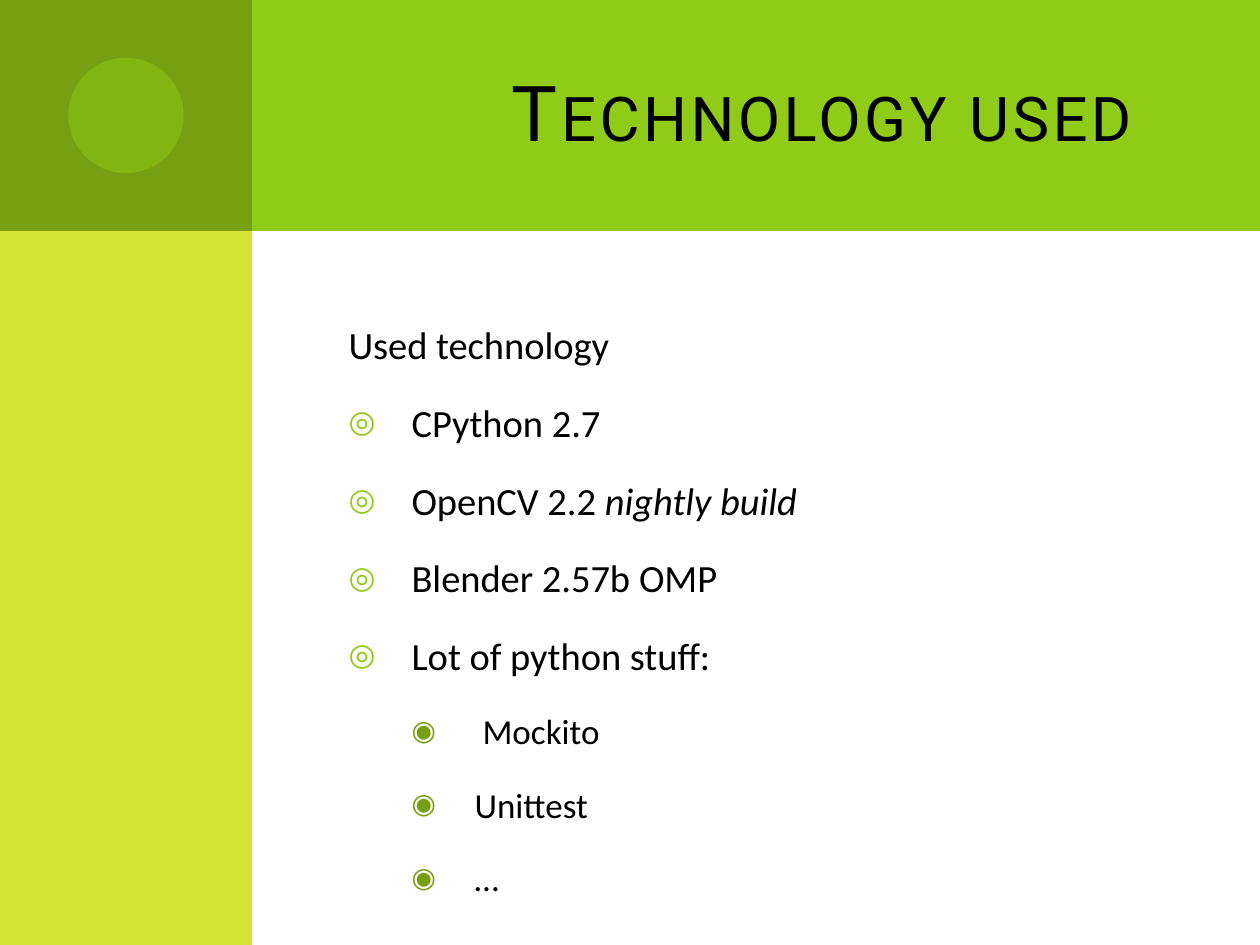
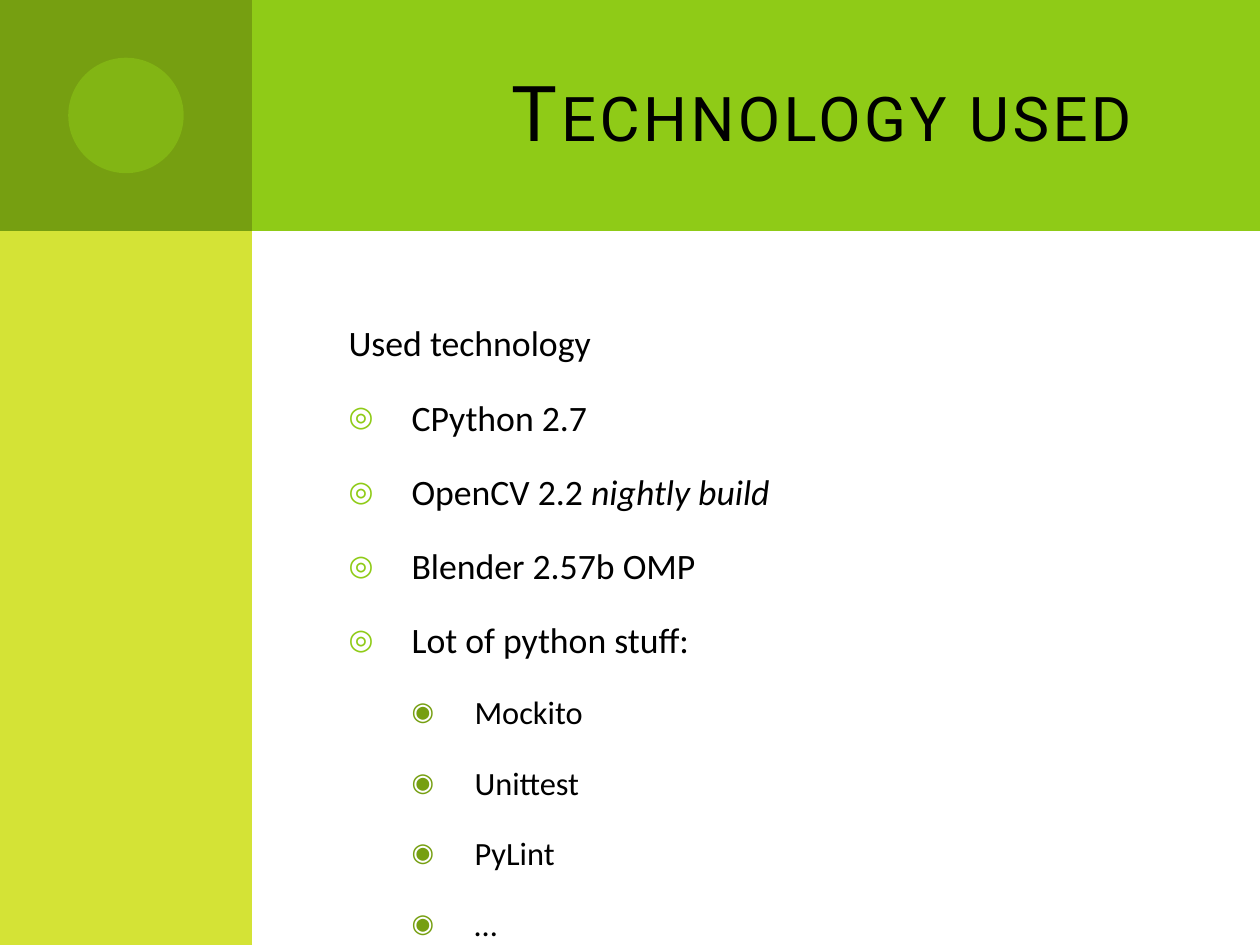
Before and after one commit to Dzess/ALFIRT, a slide deck: slide 6 of documentation/presentation/general_overview.pptx. Drawn at 1260x945 pixels with LibreOffice and Linux fonts; fonts in the diff are those of the drawing. Boxes give left, top, right and bottom in pixels: in the first picture for what was removed or moved away, otherwise in the second. Text is boxed around its words. In the diff, an @@ line names an element or a change of style, - is before the commit and + after.

```diff
--- a/documentation/presentation/general_overview.pptx
+++ b/documentation/presentation/general_overview.pptx
@@ text at (349, 331, 769, 796): size 22 to 20.4 pt in "Used technology", "CPython 2.7", "OpenCV 2.2 nightly build", "Blender 2.57b OMP" and 1 more places; size 20 to 18.5 pt in "Mockito", "Unittest", "…" @@
@@ text at (475, 842, 555, 871): paragraph added @@
+  ◉ PyLint
```
Also in this commit, not shown: 3 other slides changed, 1 slide added, 1 slide removed.
